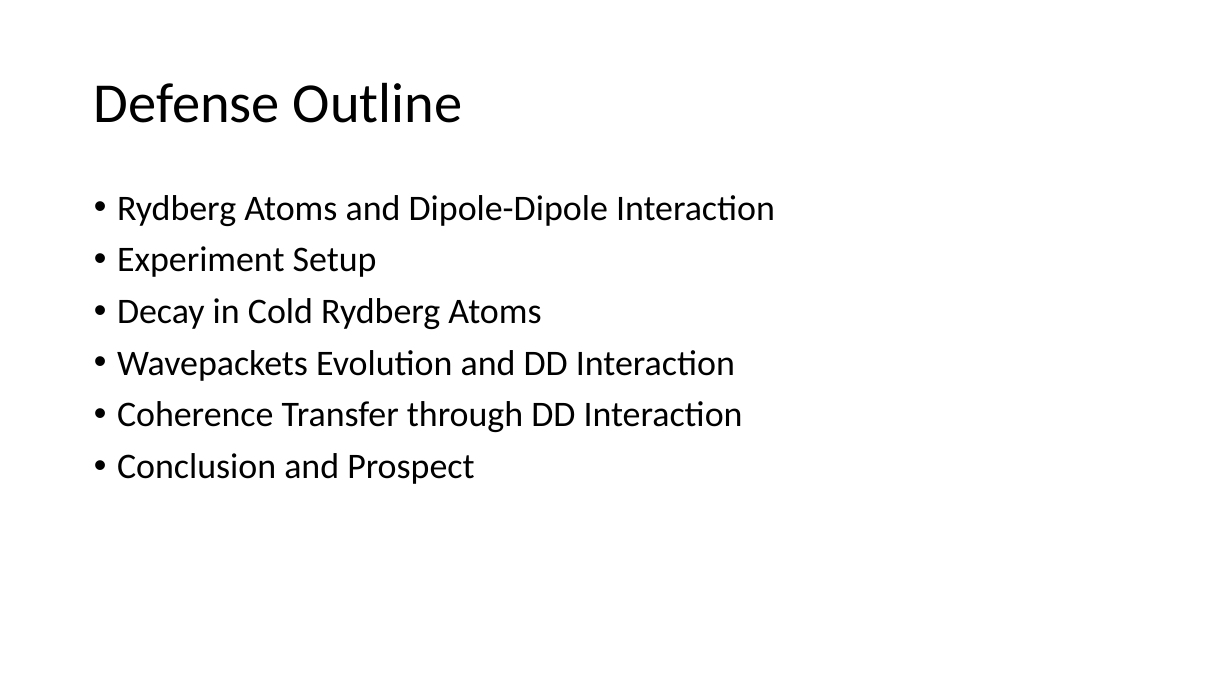
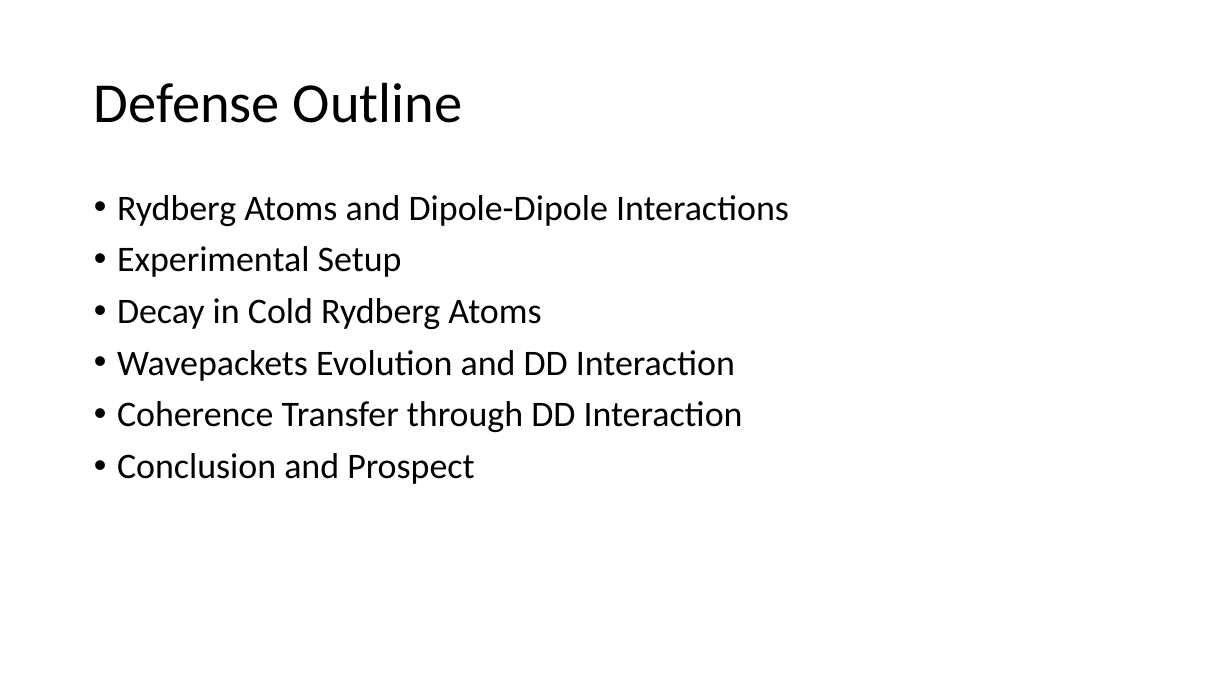
Before and after one commit to 545zhou/PHD-thesis, a slide deck: slide 2 of Presentation1.pptx. Drawn at 1232x693 pixels with LibreOffice and Linux fonts; fonts in the diff are those of the drawing. Boxes give left, top, right and bottom in pixels: in the first picture for what was removed or moved away, otherwise in the second. Text is boxed around its words. In the diff, an @@ line names an element or a change of style, - is before the commit and + after.

```diff
--- a/Presentation1.pptx
+++ b/Presentation1.pptx
@@ text at box(117, 195, 789, 277): text changed @@
-• Rydberg Atoms and Dipole-Dipole Interaction
-• Experiment Setup
+• Rydberg Atoms and Dipole-Dipole Interactions
+• Experimental Setup
```
Also in this commit, not shown: 7 other slides changed, 1 slide added, 11 other files.
